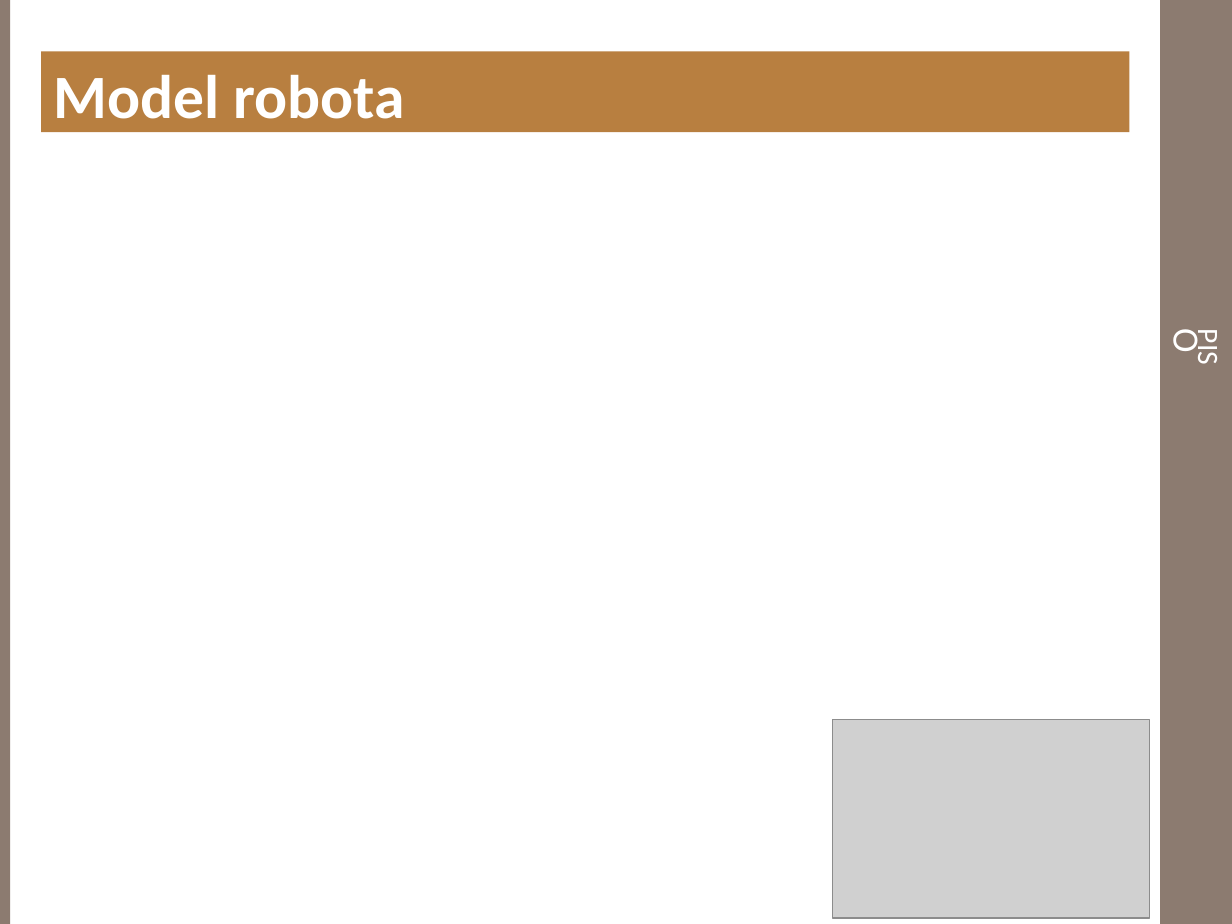
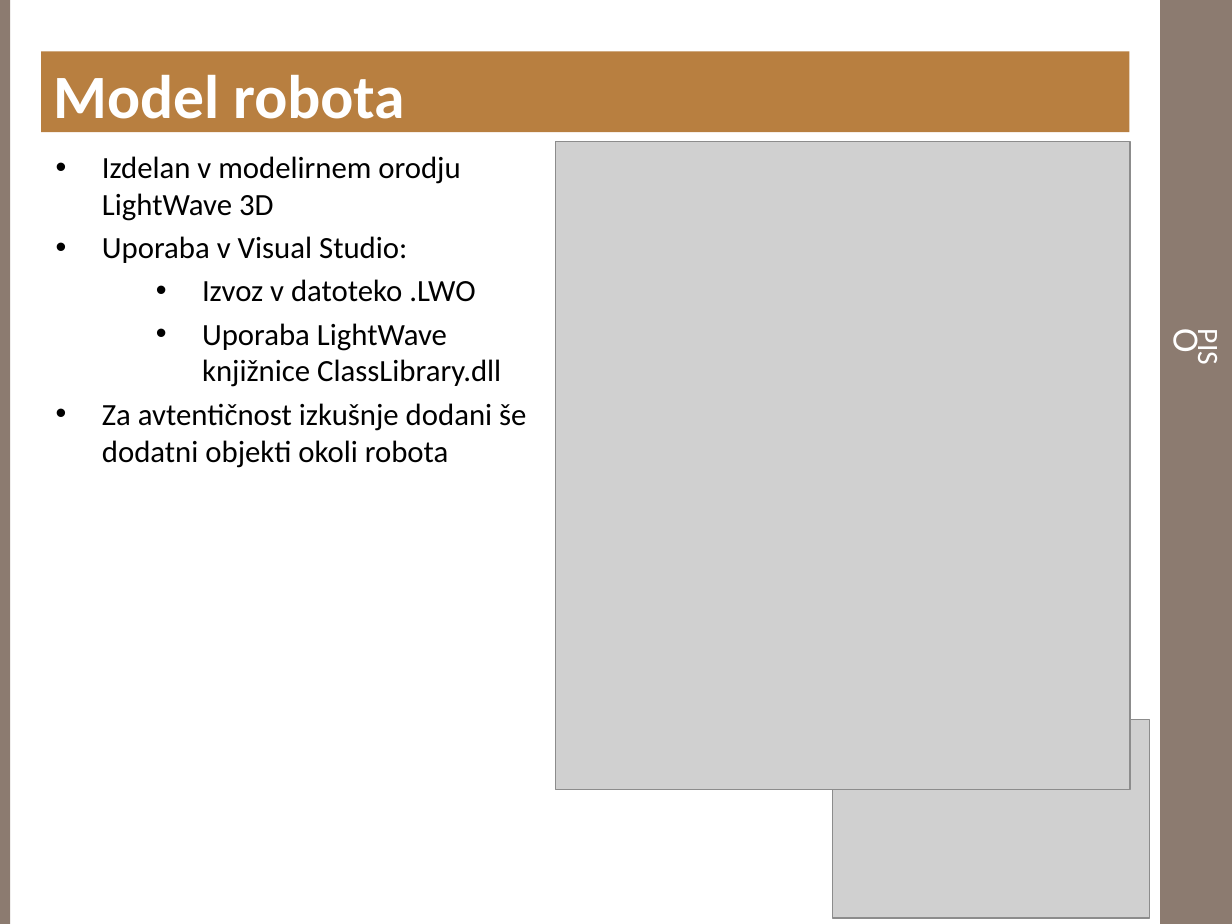
Before and after one commit to doctorA/robot-simulator, a slide deck: slide 9 of Robot_simulator/Dokumentacija/MotomanPredstavitev.pptx. Drawn at 1232x924 pixels with LibreOffice and Linux fonts; fonts in the diff are those of the drawing; grey boxes stand for pictures; background and template pictures are left out. Boxes give left, top, right and bottom in pixels: in the first picture for what was removed or moved away, otherwise in the second. Text is boxed around its words. In the diff, an @@ line names an element or a change of style, - is before the commit and + after.

Commit message:
Dopolnjeno poglavje Model robota, spremenjene slike za poglavje 3

```diff
--- a/Robot_simulator/Dokumentacija/MotomanPredstavitev.pptx
+++ b/Robot_simulator/Dokumentacija/MotomanPredstavitev.pptx
@@ picture added at bbox=[556, 142, 1130, 790] @@
@@ text added at bbox=[102, 156, 526, 468], 18 pt, text #000000 @@
+• Izdelan v modelirnem orodju LightWave 3D
+• Uporaba v Visual Studio:
+  • Izvoz v datoteko .LWO
+  • Uporaba LightWave knjižnice ClassLibrary.dll
+• Za avtentičnost izkušnje dodani še dodatni objekti okoli robota
```
Also in this commit, not shown: 1 other slide changed.
